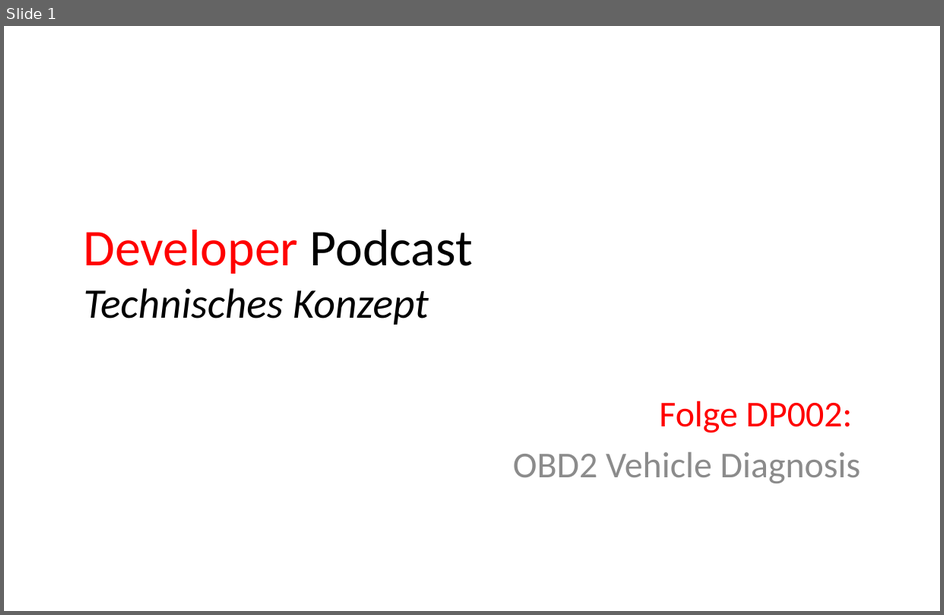
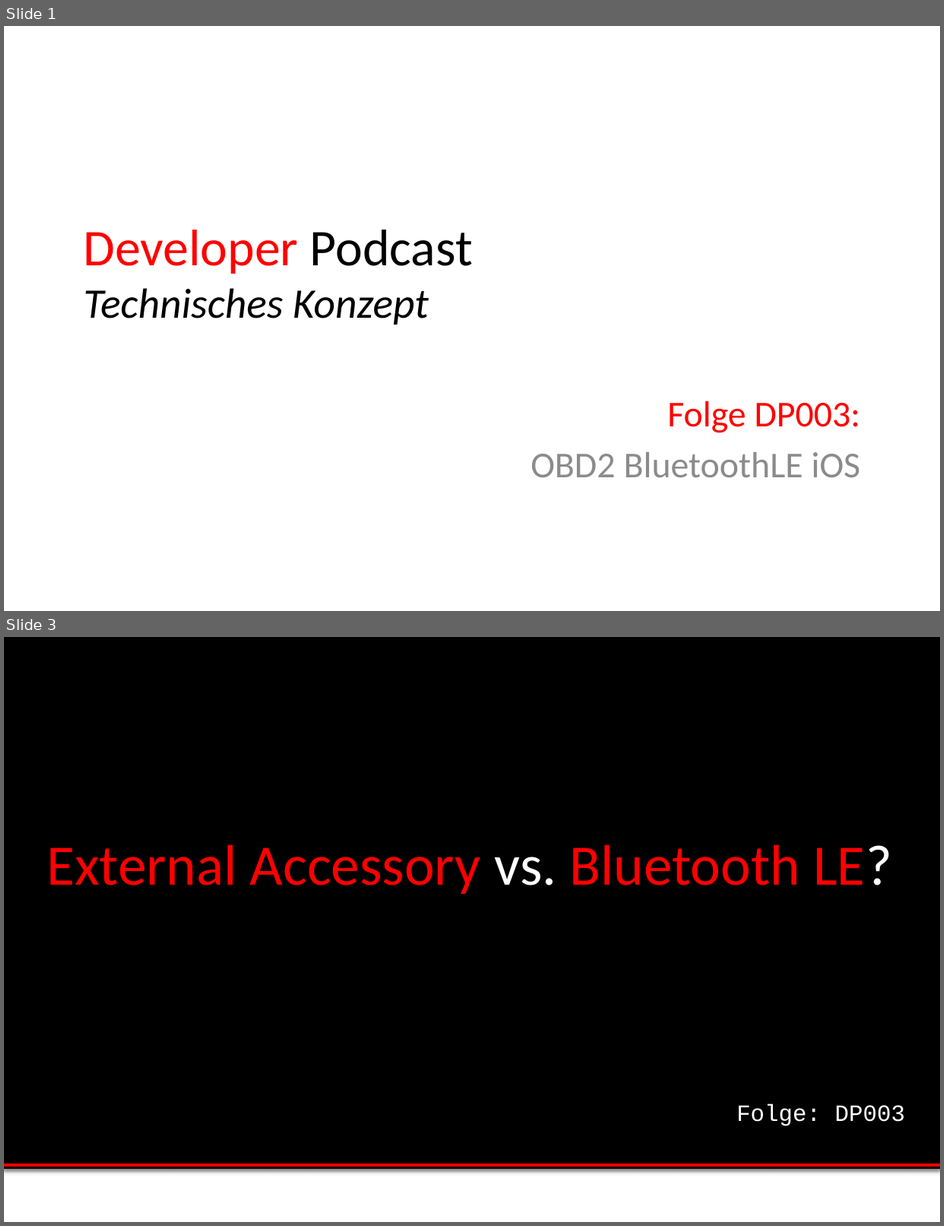
Before and after one commit to msedd/DP003-OBD2_BluetoothLE_iOS, a slide deck: DP003-Technische_Konzept.ppt. Shown one above the other, each under a label of ours: slide 1 before the commit, slides 1 and 3 after it; the slides between them are not shown. The pictures are 944x615 and 944x1226 pixels, drawn with LibreOffice and Linux fonts; fonts in the diff are those of the drawing; background and template pictures are left out. Boxes give left, top, right and bottom in pixels: in the first picture for what was removed or moved away, otherwise in the second. Text is boxed around its words. In the diff, an @@ line names an element or a change of style, - is before the commit and + after.

```diff
--- a/DP003-Technische_Konzept.ppt
+++ b/DP003-Technische_Konzept.ppt
@@ slide 3 added at [4,637,940,1222], background #FFFFFF @@
@@ rectangle added at [4,637,940,1169], fill #000000, outline #000000 0.75 pt @@
@@ text added at [47,844,892,894], 44 pt, text #FF0000 @@
+External Accessory vs. Bluetooth LE?
@@ text added at [737,1104,905,1126], 18 pt, text #FFFFFF @@
+Folge: DP003
@@ line added from (4, 1165) to (940, 1165), #FF0000 2 pt @@
@@ slide 1 changed as well @@
@@ subtitle at [531,401,861,477]: text changed @@
-Folge DP002:
-OBD2 Vehicle Diagnosis
+Folge DP003:
+OBD2 BluetoothLE iOS
```
Also in this commit, not shown: 9 other slides added, 9 slides removed, 10 other files.
